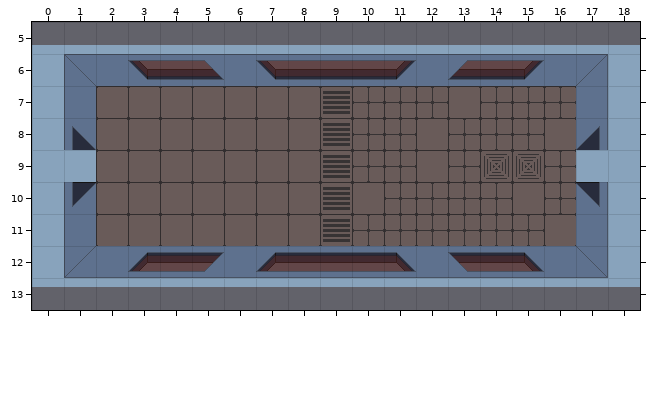
One commit to this Tiled map (JSON): resources/rooms/l-r.tmj. That is the earlier state.
Cells are 32x32 px. Shown: x 0..18, y 5..13.
Once edited:
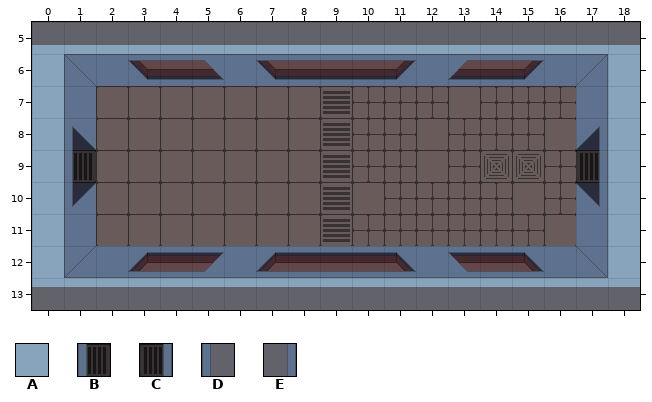
Key: from "building": A 20, B 22 flipped on the diagonal, C 22 turned 90, D 28 turned 270, E 28 turned 90.
_ is an empty cell.
Objects are placed by their top-left corner, in cells (3,4 is the top-left corner of cell 3,4); size is 1x1 cell unless given.
Tiles of an added or newly shown layer are drawn over the layers below it.
Difference:
Layer "Floor":
y 9: x 1 _ -> B; x 17 _ -> C
Layer "Walls":
y 9: x 1 B -> _; x 17 C -> _
Layer "Doors" (now hidden):
removed: A at 1,9
removed: A at 17,9
Layer "Tops" (added):
y 9: x 1 _ -> D; x 17 _ -> E
